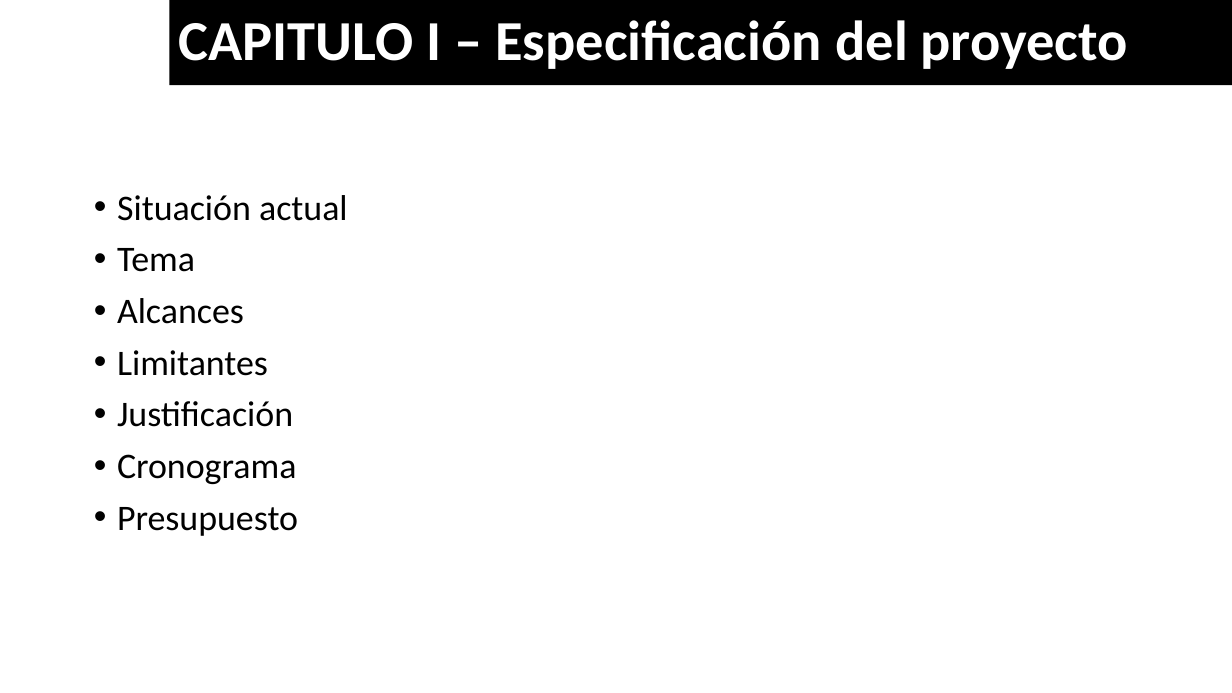
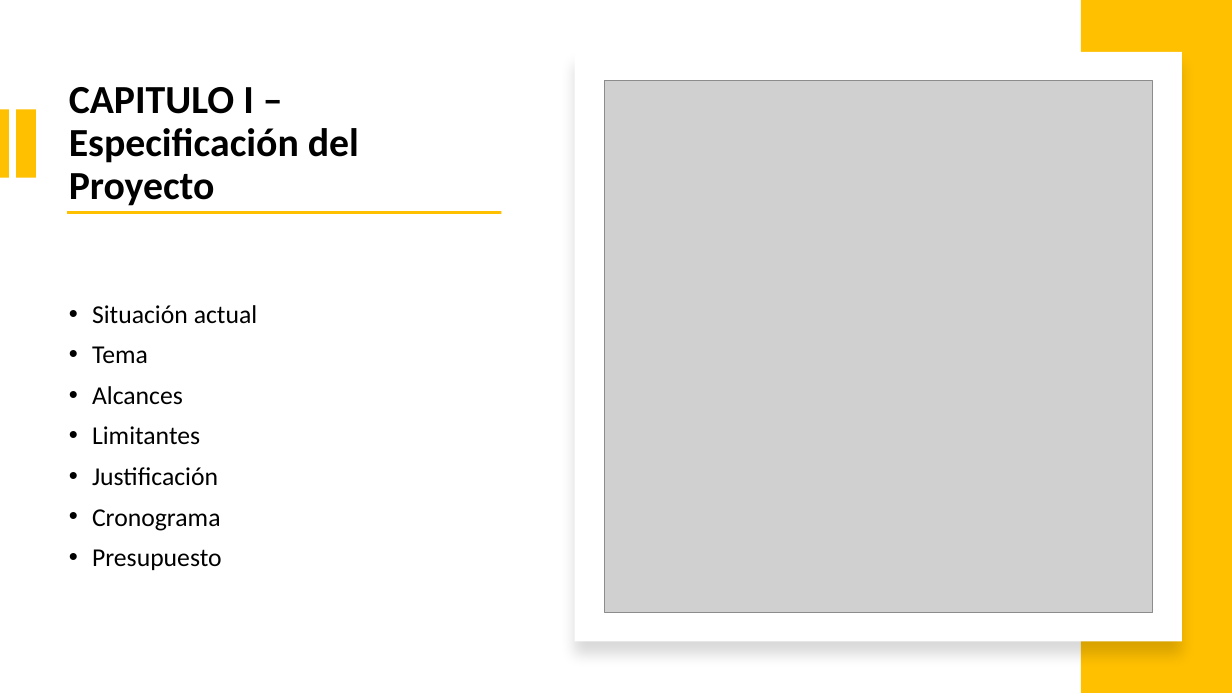
Before and after one commit to 1716732000/PETROLINv5-Presentacion, a slide deck: slide 3 of PETROLINv5.pptx (slide 2 before the commit). Drawn at 1232x693 pixels with LibreOffice and Linux fonts; fonts in the diff are those of the drawing; grey boxes stand for pictures; background and template pictures are left out. Boxes give left, top, right and bottom in pixels: in the first picture for what was removed or moved away, otherwise in the second. Text is boxed around its words. In the diff, an @@ line names an element or a change of style, - is before the commit and + after.

Commit message:
11/11/2023

```diff
--- a/PETROLINv5.pptx
+++ b/PETROLINv5.pptx
@@ rectangle added at [1081, 0, 1232, 693], fill #FFC000 @@
@@ rectangle added at [575, 52, 1182, 641], fill #FFFFFF @@
@@ title "CAPITULO I – Especificación del ...": place and size @@
-title "CAPITULO I – Especificación del ..." at [169, 0, 1232, 85]
+title "CAPITULO I – Especificación del ..." at [69, 87, 359, 206]
@@ title "CAPITULO I – Especificación del ..." at [69, 87, 359, 206]: fill #000000 to none @@
@@ title at [69, 87, 359, 206]: text changed; size 44 to 31 pt; text colour #FFFFFF to #000000 @@
-CAPITULO I – Especificación del proyecto
+CAPITULO I – Especificación del Proyecto
@@ picture added at [604, 80, 1153, 612] @@
@@ rectangle added at [0, 109, 9, 177], fill #FFC000 @@
@@ rectangle added at [16, 109, 35, 177], fill #FFC000 @@
@@ text "Situación actual": place and size @@
-text "Situación actual" at [117, 195, 348, 536]
+text "Situación actual" at [92, 305, 257, 570]
@@ text "Situación actual" at [92, 305, 257, 570]: size 28 to 20 pt; vertical alignment top to middle @@
@@ rectangle added at [67, 212, 502, 214], fill #FFC000 @@
```
Also in this commit, not shown: 3 other slides changed, 1 slide added.
